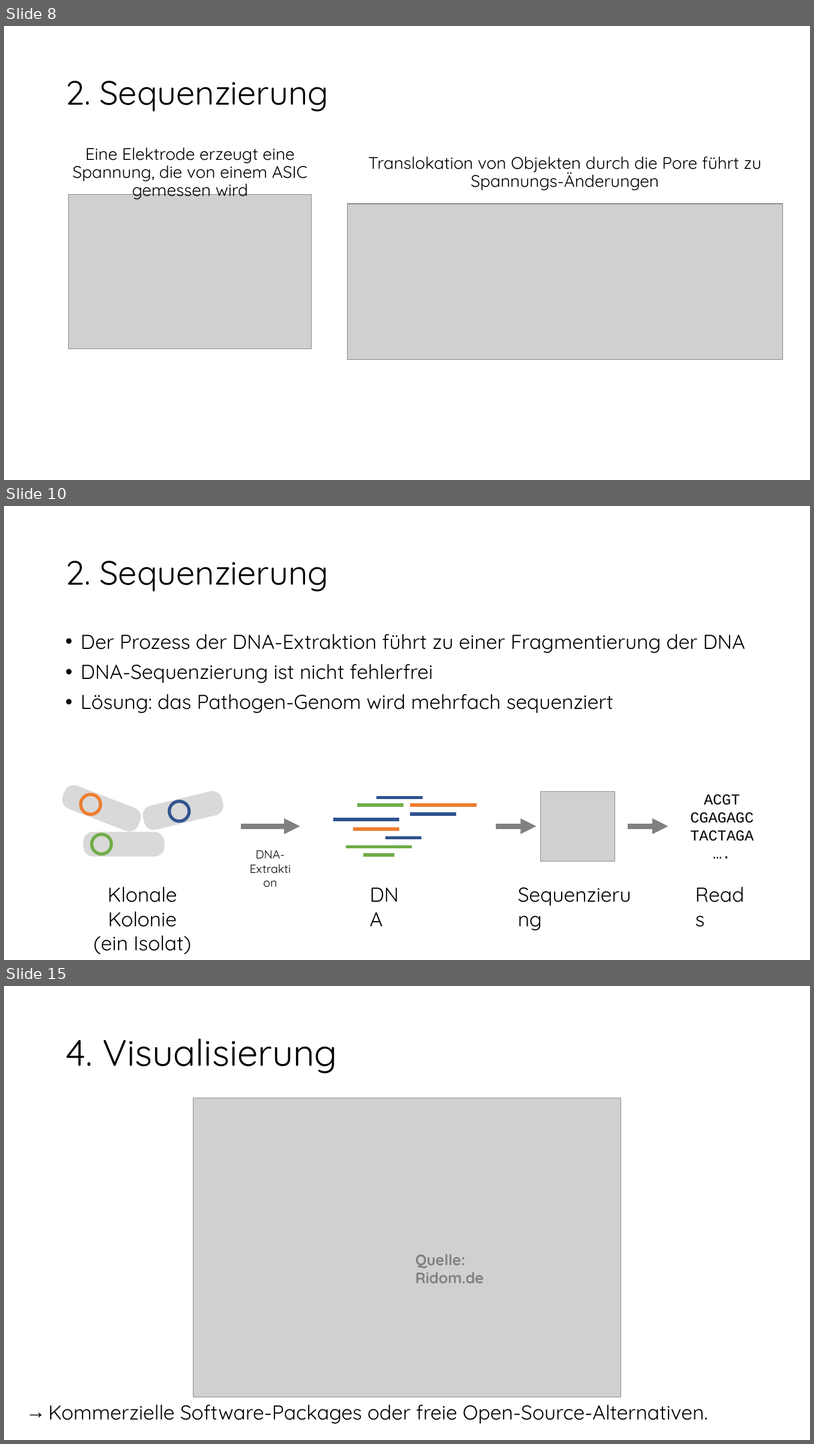
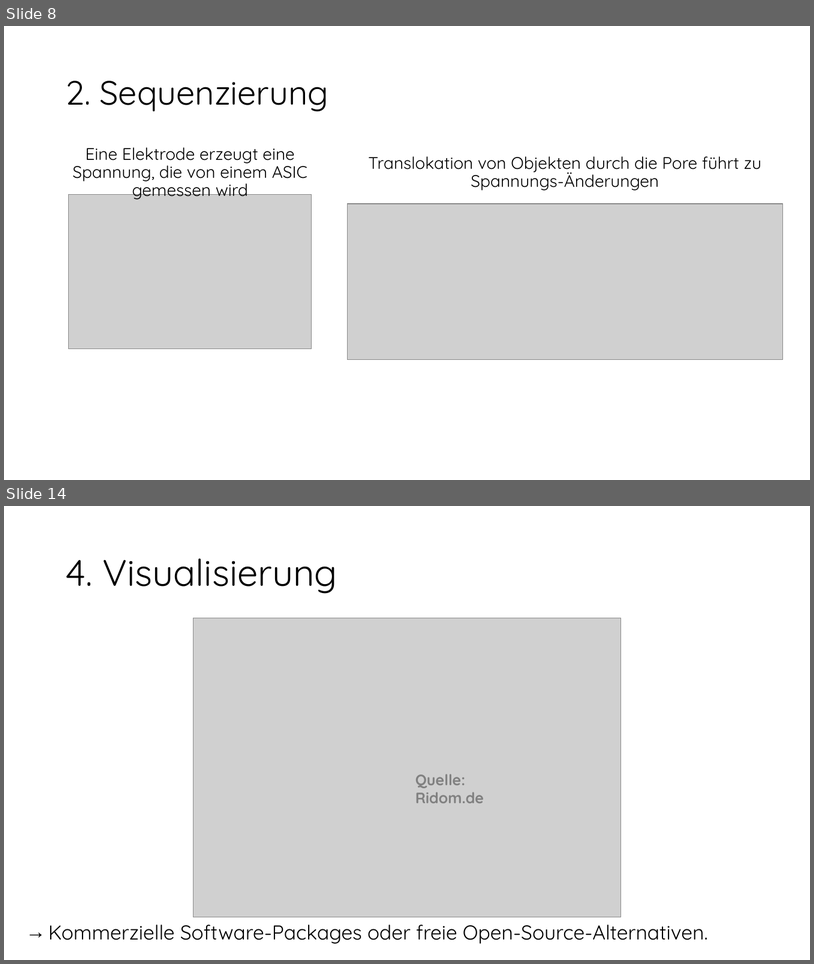
Before and after one commit to DiltheyLab/Teaching, a slide deck: Genomische Epidemiologie.pptx. Shown one above the other, each under a label of ours: slides 8, 10 and 15 before the commit, slides 8 and 14 after it; the slides between them are not shown. The pictures are 814x1444 and 814x964 pixels, drawn with LibreOffice and Linux fonts; fonts in the diff are those of the drawing; grey boxes stand for pictures. Boxes give left, top, right and bottom in pixels: in the first picture for what was removed or moved away, otherwise in the second. Text is boxed around its words. In the diff, an @@ line names an element or a change of style, - is before the commit and + after.

```diff
--- a/Genomische Epidemiologie.pptx
+++ b/Genomische Epidemiologie.pptx
@@ slide 10 removed at box(4, 506, 810, 960), background #FFFFFF @@
@@ title removed at box(65, 561, 329, 592) @@
-2. Sequenzierung
@@ text removed at box(81, 634, 746, 713) @@
-• Der Prozess der DNA-Extraktion führt zu einer Fragmentierung der DNA
-• DNA-Sequenzierung ist nicht fehlerfrei
-• Lösung: das Pathogen-Genom wird mehrfach sequenziert
@@ picture removed at box(541, 792, 615, 861) @@
@@ group removed at box(59, 782, 225, 856): 3 rounded rectangles, 3 ellipses @@
@@ group removed at box(333, 798, 476, 855): 9 lines @@
@@ text removed at box(690, 794, 754, 841) @@
-ACGT
-CGAGAGC
-TACTAGA
-….
@@ arrow removed from (241, 826) to (300, 826) @@
@@ arrow removed from (496, 826) to (536, 826) @@
@@ arrow removed from (629, 826) to (669, 826) @@
@@ text removed at box(256, 850, 285, 858) @@
-DNA-
-Extraktion
@@ text removed at box(364, 879, 418, 909) @@
-DNA
@@ text removed at box(512, 879, 648, 909) @@
-Sequenzierung
@@ text removed at box(690, 879, 752, 909) @@
-Reads
@@ text removed at box(93, 886, 191, 954) @@
-Klonale Kolonie
-(ein Isolat)
@@ what was slide 15 is now slide 14 @@
```
Also in this commit, not shown: 10 slides changed, 2 other slides removed.
